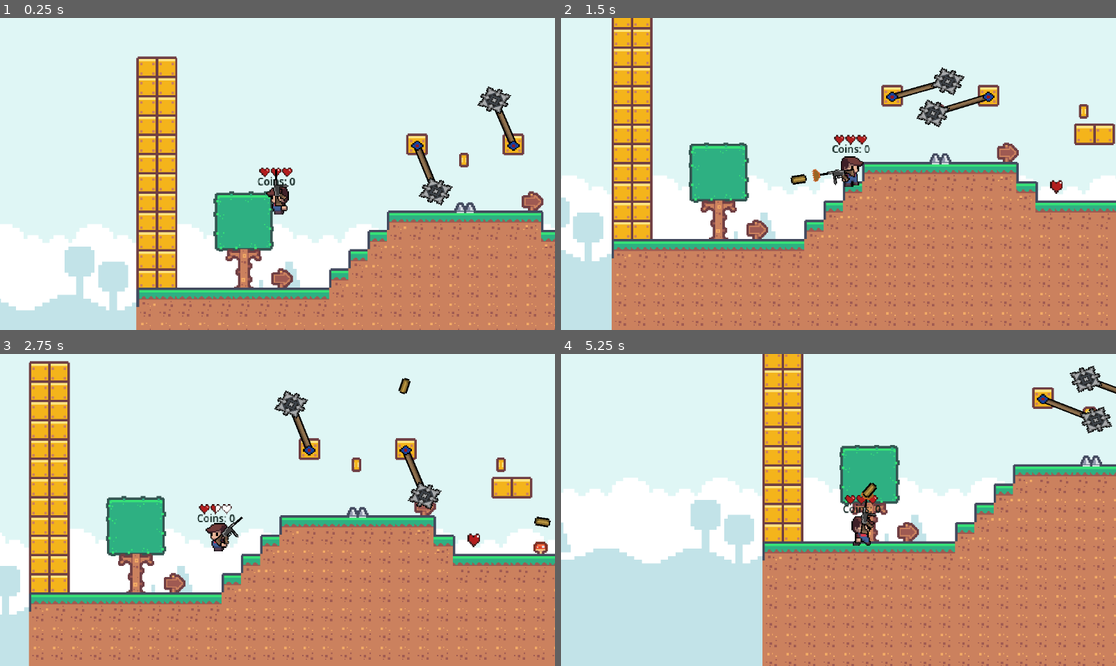
Above: before the commit, frames 1-4 (two rows, left to right).
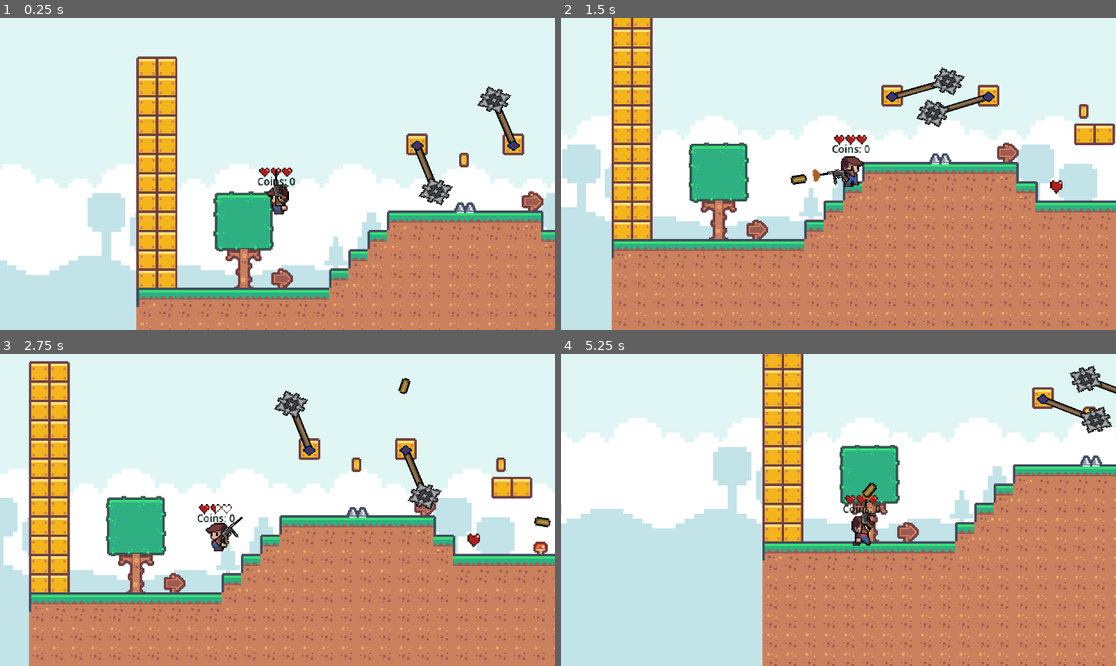
Above: after the commit, the same moments.

Repository: Mark-0909/Echo-Soul-Saver
Game: Godot game, scene res://main.tscn
Two runs of this game, one before a commit and one after it. Both use one fixed random seed, a clock stepped at 60 frames per second and the inputs below.
Inputs (mouse positions are in pixels of both pictures, inside the frame that each line leads up to):
- Up to frame 1 (0.25 s): no input
- Up to frame 2 (1.5 s): move the mouse to (960, 158) at 0.52 s; hold Right (right) from 0.53 s (still down); click (960, 158) at 0.6 s; tap Space (jump) at 0.77 s; move the mouse to (727, 189) at 1.27 s; click (727, 189) at 1.35 s
- Up to frame 3 (2.75 s): tap Space (jump) at 1.52 s; move the mouse to (333, 441) at 2.02 s; release Right (right) at 2.03 s; hold A (left) from 2.03 s (still down); click (333, 441) at 2.1 s
- Up to frame 4 (5.25 s): move the mouse to (810, 572) at 2.77 s; release A (left) at 2.78 s; hold Right (right) 2.78-4.28 s; click (810, 572) at 2.85 s; tap Space (jump) at 3.02, 3.77, 4.52 s; move the mouse to (1005, 556) at 3.52 s; click (1005, 556) at 3.6 s; move the mouse to (672, 463) at 4.27 s; hold A (left) 4.28-5.03 s; click (672, 463) at 4.35 s; move the mouse to (866, 510) at 5.02 s; hold Right (right) from 5.03 s (still down); click (866, 510) at 5.1 s

The runs differ from the first frame. In frame 1, 16% of the frame differs, in the area x 0-100%, y 46-94%; in frame 2, 15%; in frame 3, 14%; in frame 4, 19%, in the area x 0-100%, y 20-68%.

Commit message:
Update main.tscn

Diff:
--- a/main.tscn
+++ b/main.tscn
@@ -336,7 +336,7 @@
 
 [node name="background" type="TileMapLayer" parent="."]
 position = Vector2(779, 169)
-scale = Vector2(3.105, 3.105)
+scale = Vector2(3.92829, 3.98778)
 tile_map_data = PackedByteArray("AAAjAOz/AAABAAAAAAAiAOz/AAAAAAAAAAAhAOz/AAAAAAAAAAAgAOz/AAAAAAAAAAAfAOz/AAAAAAAAAAAeAO …(48560 unchanged characters)…
 tile_set = SubResource("TileSet_d7c3w")
 
@@ -582,6 +582,7 @@
 
 [node name="Enemy11" parent="Enemy" instance=ExtResource("10_hy5xp")]
 position = Vector2(1161, 37)
+scale = Vector2(0.365717, 0.338113)
 
 [node name="Enemy12" parent="Enemy" instance=ExtResource("10_hy5xp")]
 position = Vector2(1609, 70)
